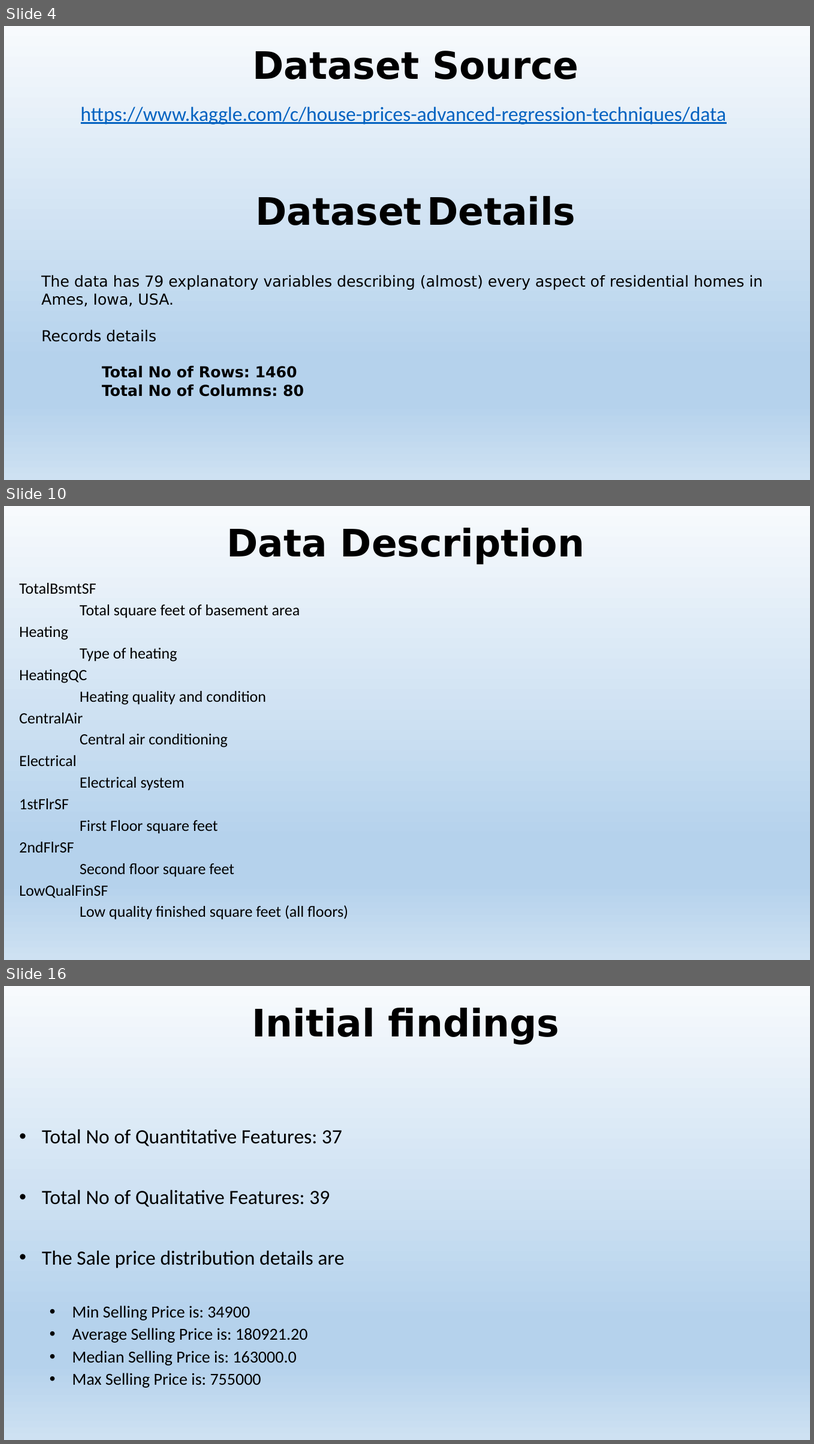
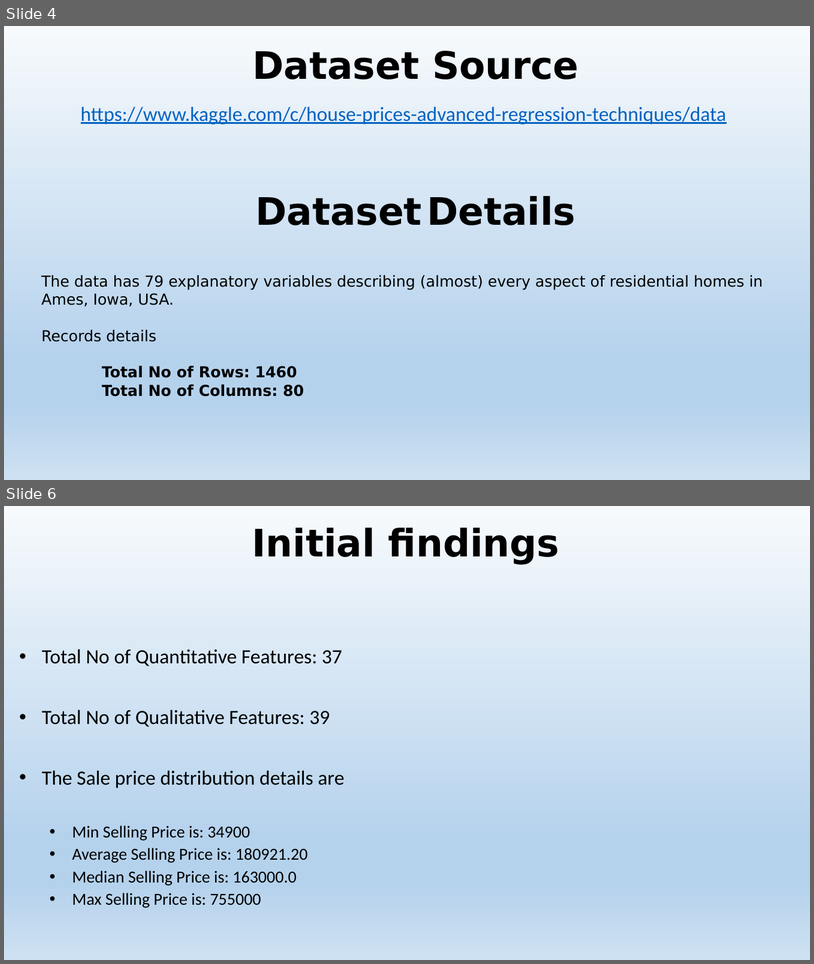
Before and after one commit to vibaskaran/SpringBoard, a slide deck: Capstone-01/Predict House Sales Prices Presentation.pptx. Shown one above the other, each under a label of ours: slides 4, 10 and 16 before the commit, slides 4 and 6 after it; the slides between them are not shown. The pictures are 814x1444 and 814x964 pixels, drawn with LibreOffice and Linux fonts; fonts in the diff are those of the drawing. Boxes give left, top, right and bottom in pixels: in the first picture for what was removed or moved away, otherwise in the second. Text is boxed around its words. In the diff, an @@ line names an element or a change of style, - is before the commit and + after.

```diff
--- a/Capstone-01/Predict House Sales Prices Presentation.pptx
+++ b/Capstone-01/Predict House Sales Prices Presentation.pptx
@@ slide 10 removed at bbox=[4, 506, 810, 960], background gradient #F7FAFD to #B5D2EC to #CEE1F2 @@
@@ title removed at bbox=[227, 528, 585, 564] @@
-Data Description
@@ subtitle removed at bbox=[19, 583, 348, 919] @@
-TotalBsmtSF
-Total square feet of basement area
-Heating
-Type of heating
-HeatingQC
-Heating quality and condition
-CentralAir
-Central air conditioning
-Electrical
-Electrical system
-1stFlrSF
-First Floor square feet
-2ndFlrSF
-Second floor square feet
-LowQualFinSF
-Low quality finished square feet (all floors)
@@ what was slide 16 is now slide 6 @@
```
Also in this commit, not shown: 4 slides changed, 5 slides added, 9 other slides removed.
